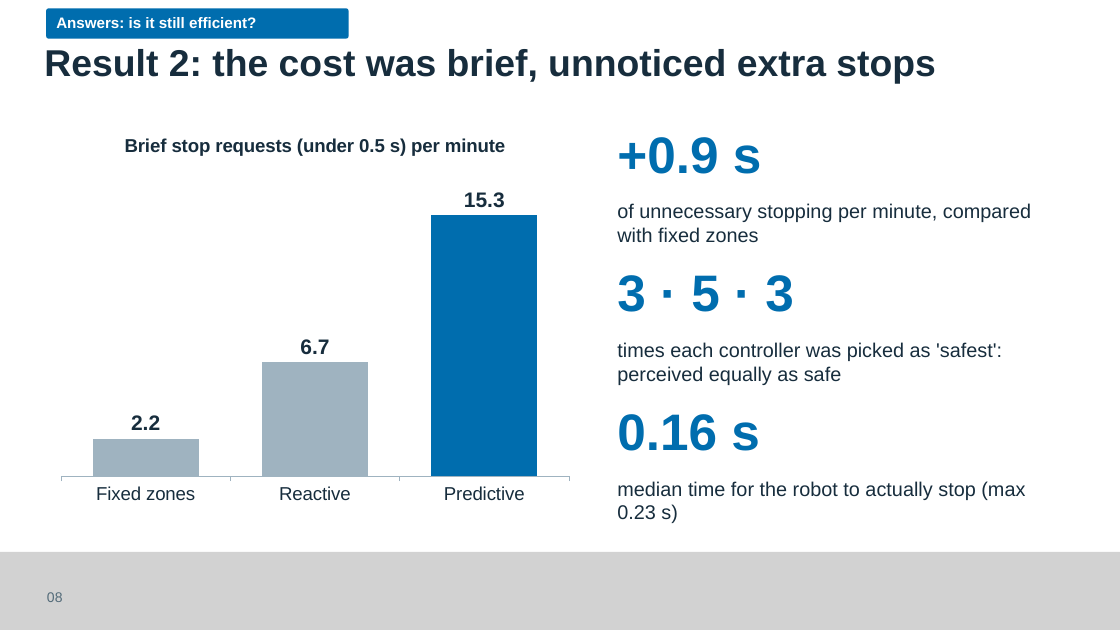
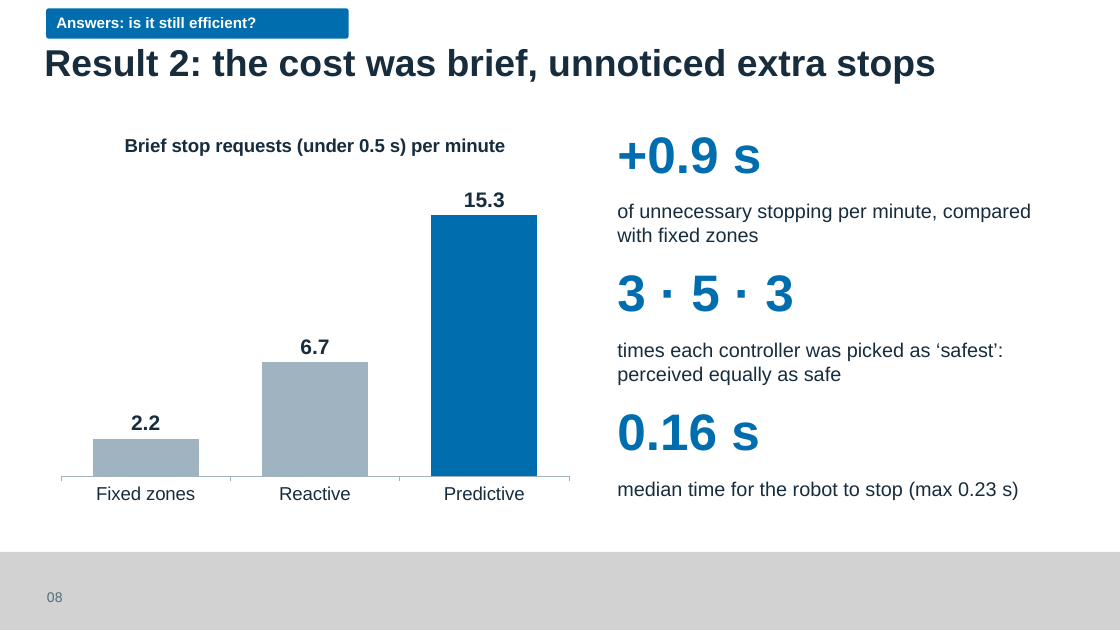
Before and after one commit to Kingwu12/adaptive-hrc-safety-system, a slide deck: slide 8 of presentation/FYP-assessment-presentation-v4.3.pptx. Drawn at 1120x630 pixels with LibreOffice and Linux fonts; fonts in the diff are those of the drawing. Boxes give left, top, right and bottom in pixels: in the first picture for what was removed or moved away, otherwise in the second. Text is boxed around its words. In the diff, an @@ line names an element or a change of style, - is before the commit and + after.

```diff
--- a/presentation/FYP-assessment-presentation-v4.3.pptx
+++ b/presentation/FYP-assessment-presentation-v4.3.pptx
@@ text at (x1=617, y1=342, x2=1003, y2=385): text changed @@
-times each controller was picked as 'safest': perceived equally as safe
+times each controller was picked as ‘safest’: perceived equally as safe
@@ text at (x1=617, y1=481, x2=1019, y2=500): text changed @@
-median time for the robot to actually stop (max 0.23 s)
+median time for the robot to stop (max 0.23 s)
```
Also in this commit, not shown: 2 other files.
